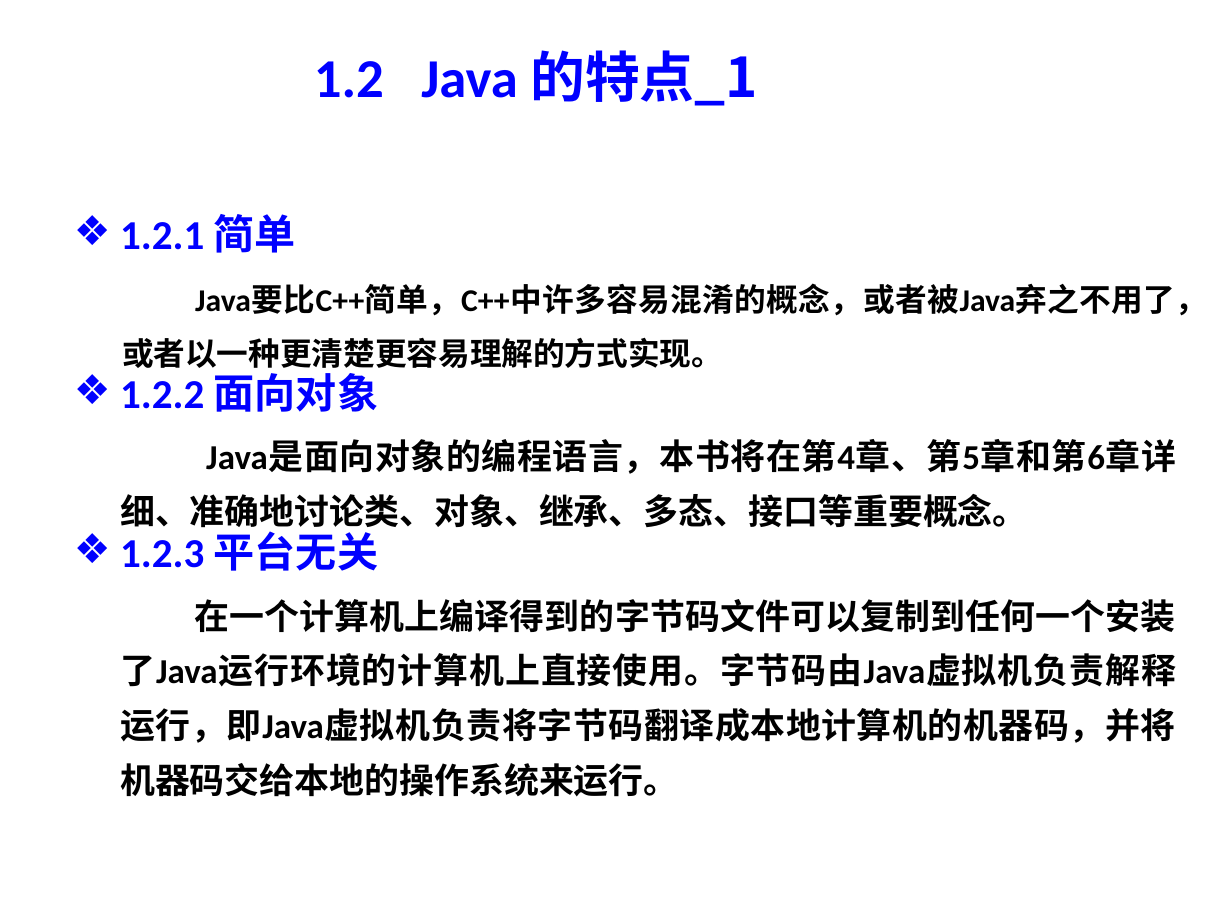
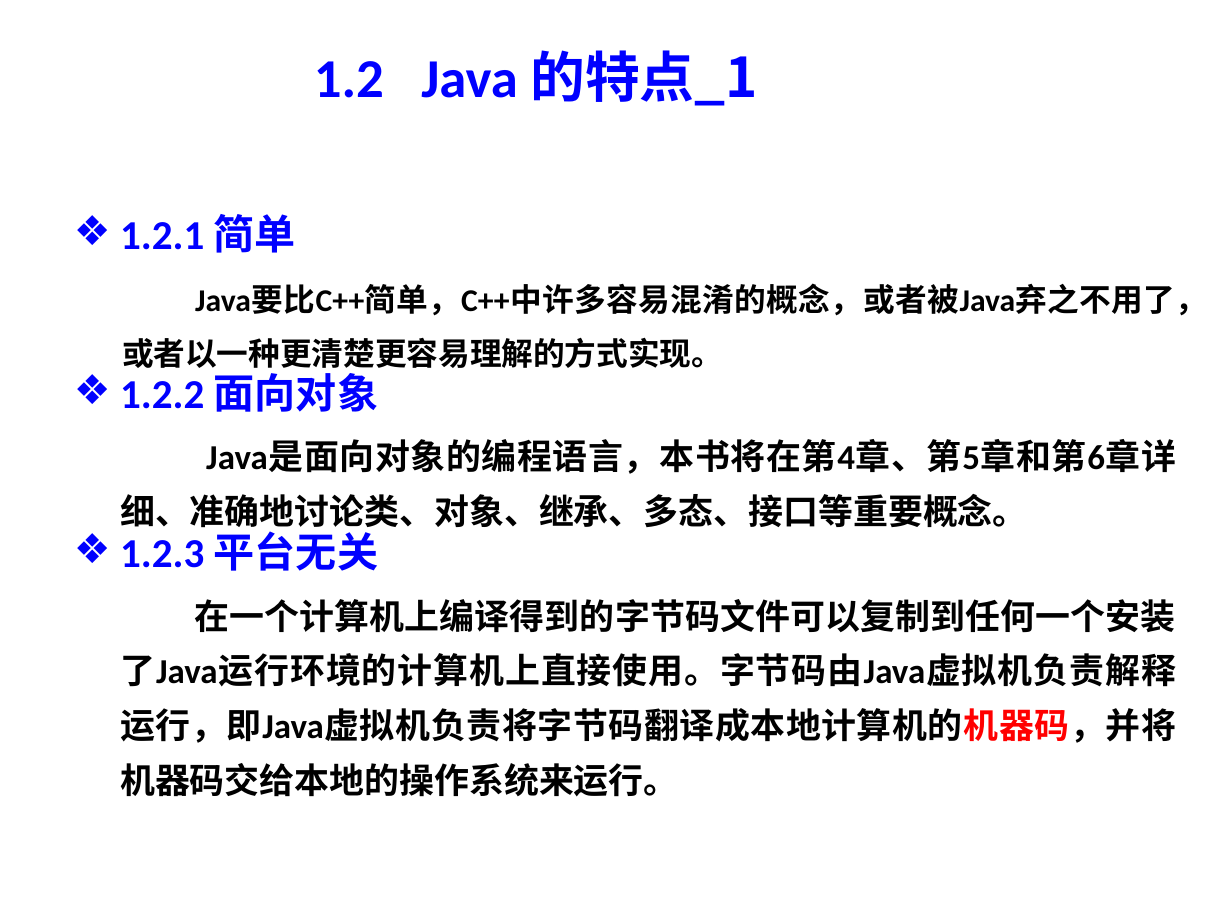
Before and after one commit to yuqingmao2019/MyWorkSpace, a slide deck: slide 8 of javaPPT/Java 2实用教程第5版_第1章_Java入门.pptx. Drawn at 1232x924 pixels with LibreOffice and Linux fonts; fonts in the diff are those of the drawing; background and template pictures are left out. Boxes give left, top, right and bottom in pixels: in the first picture for what was removed or moved away, otherwise in the second. Text is boxed around its words. In the diff, an @@ line names an element or a change of style, - is before the commit and + after.

Commit message:
java 备课第2章

```diff
--- a/javaPPT/Java 2实用教程第5版_第1章_Java入门.pptx
+++ b/javaPPT/Java 2实用教程第5版_第1章_Java入门.pptx
@@ text at (x1=120, y1=599, x2=1176, y2=797): text colour #000000 to #FF0000 in "在一个计算机上编译得到的字节码文件可以复制到任何一个安装了Java运行环境的计算机上直接使用。字节码由Java虚拟机负责 ..." @@
```
Also in this commit, not shown: 2 other slides changed, 1 slide added, 2 slides removed, 2 other files.
